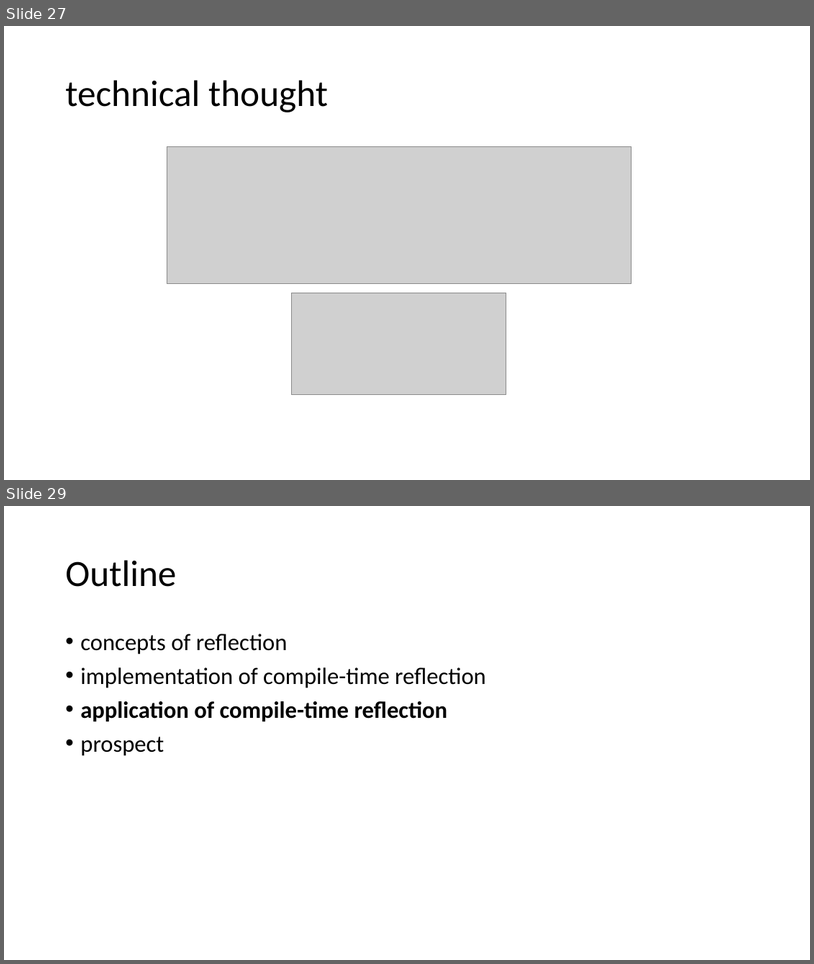
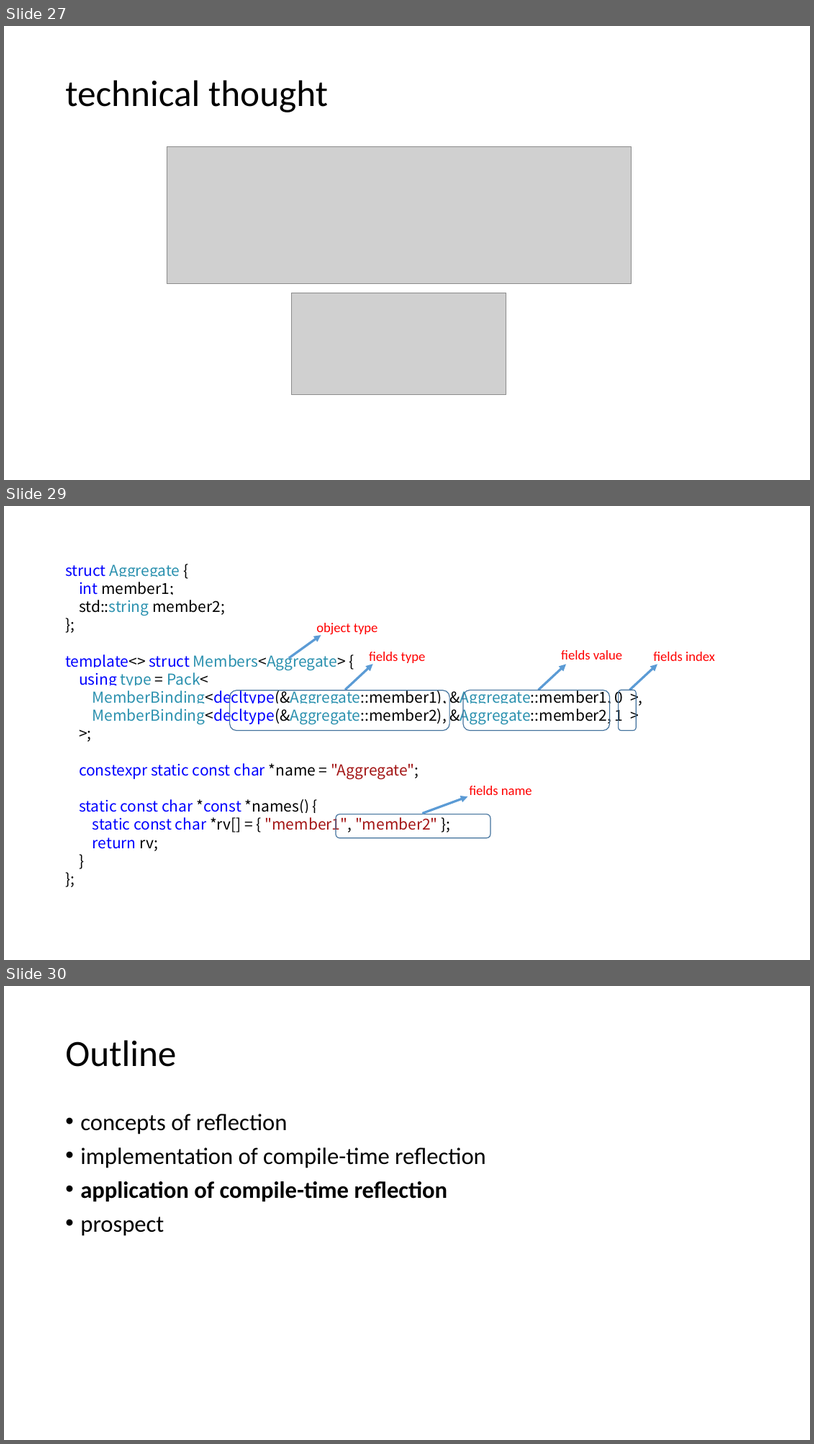
Before and after one commit to qicosmos/cppcon2017, a slide deck: cppcon2017.pptx. Shown one above the other, each under a label of ours: slides 27 and 29 before the commit, slides 27, 29 and 30 after it; the slides between them are not shown. The pictures are 814x964 and 814x1444 pixels, drawn with LibreOffice and Linux fonts; fonts in the diff are those of the drawing; grey boxes stand for pictures. Boxes give left, top, right and bottom in pixels: in the first picture for what was removed or moved away, otherwise in the second. Text is boxed around its words. In the diff, an @@ line names an element or a change of style, - is before the commit and + after.

Commit message:
add

```diff
--- a/cppcon2017.pptx
+++ b/cppcon2017.pptx
@@ slide 29 added at box(4, 506, 810, 960), background #FFFFFF @@
@@ text added at box(65, 564, 624, 851), 18 pt, text #000000 @@
+struct Aggregate {
+int member1;
+std::string member2;
+};
+template<> struct Members<Aggregate> {
+using type = Pack<
+MemberBinding<decltype(&Aggregate::member1), &Aggregate::member1, 0 >,
+MemberBinding<decltype(&Aggregate::member2), &Aggregate::member2, 1 >
+>;
+constexpr static const char *name = "Aggregate";
+static const char *const *names() {
+static const char *rv[] = { "member1", "member2" };
+return rv;
+}
+};
@@ arrow added from (289, 658) to (321, 635), #5B9BD5 2.75 pt @@
@@ text added at box(316, 623, 378, 636), 16 pt, text #FF0000 @@
+object type
@@ text added at box(369, 651, 426, 665), 16 pt, text #FF0000 @@
+fields type
@@ text added at box(561, 650, 622, 659), 16 pt, text #FF0000 @@
+fields value
@@ text added at box(653, 651, 715, 665), 16 pt, text #FF0000 @@
+fields index
@@ arrow added from (345, 690) to (373, 664), #5B9BD5 2.75 pt @@
@@ arrow added from (539, 690) to (566, 664), #5B9BD5 2.75 pt @@
@@ arrow added from (630, 690) to (658, 664), #5B9BD5 2.75 pt @@
@@ rounded rectangle added at box(229, 690, 450, 731), outline #43739E 1 pt @@
@@ rounded rectangle added at box(464, 690, 610, 731), outline #43739E 1 pt @@
@@ rounded rectangle added at box(619, 690, 636, 731), outline #43739E 1 pt @@
@@ text added at box(469, 785, 532, 795), 16 pt, text #FF0000 @@
+fields name
@@ arrow added from (422, 813) to (468, 796), #5B9BD5 2.75 pt @@
@@ rounded rectangle added at box(336, 814, 491, 837), outline #43739E 1 pt @@
@@ what was slide 29 is now slide 30 @@
```
Also in this commit, not shown: 1 slide changed.
